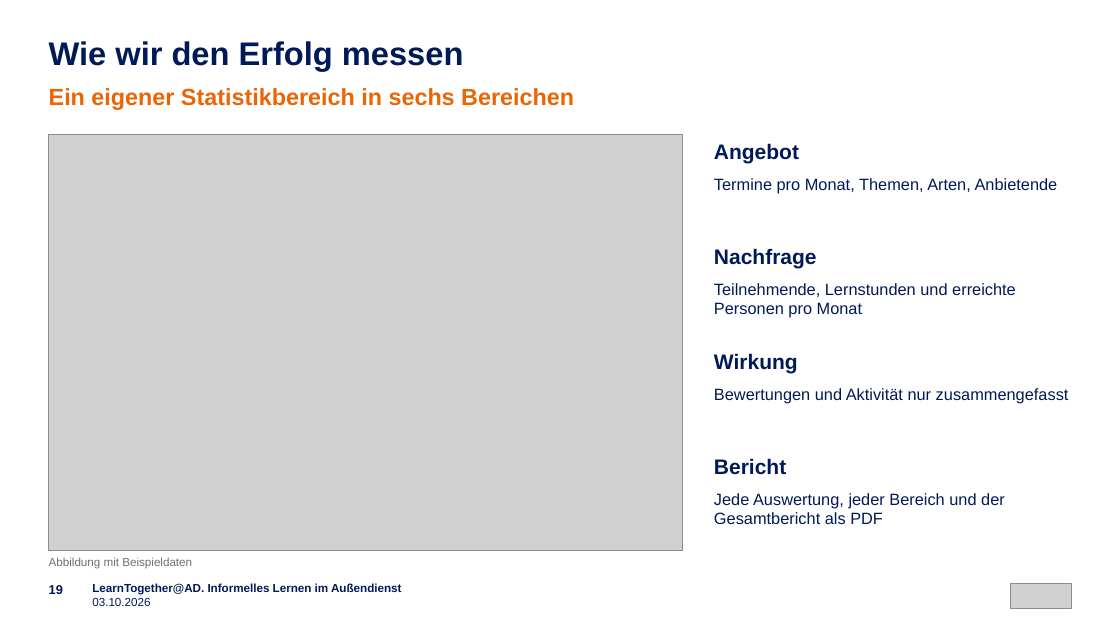
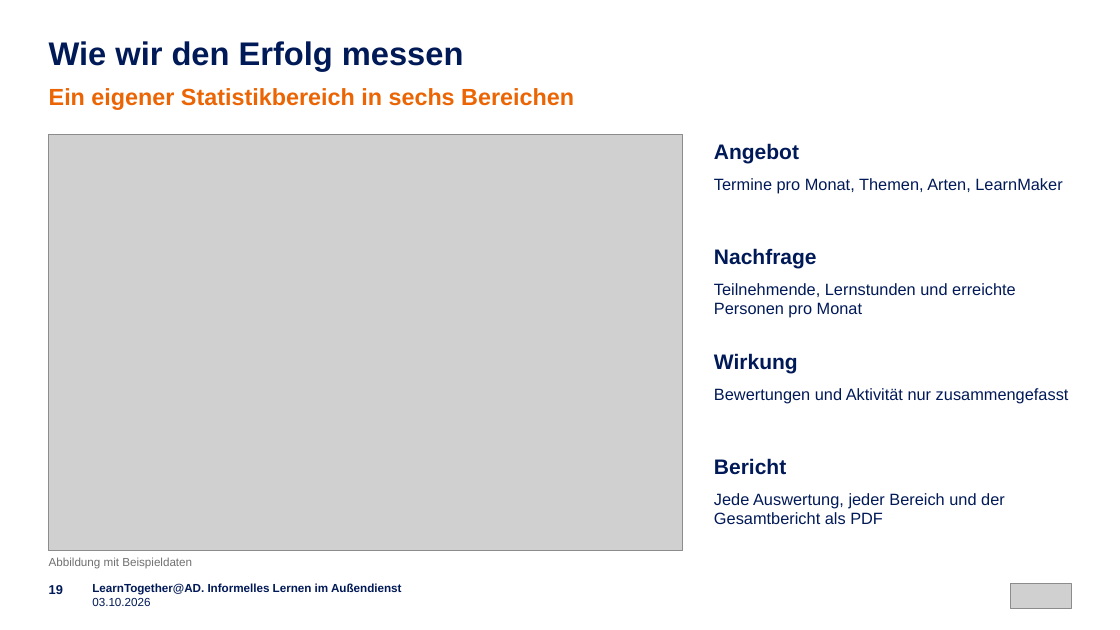
Before and after one commit to emplush/ruv_learntogether, a slide deck: slide 19 of docs/LearnTogether-AD_Praesentation.pptx. Drawn at 1120x630 pixels with LibreOffice and Linux fonts; fonts in the diff are those of the drawing; grey boxes stand for pictures. Boxes give left, top, right and bottom in pixels: in the first picture for what was removed or moved away, otherwise in the second. Text is boxed around its words. In the diff, an @@ line names an element or a change of style, - is before the commit and + after.

```diff
--- a/docs/LearnTogether-AD_Praesentation.pptx
+++ b/docs/LearnTogether-AD_Praesentation.pptx
@@ text at (714,178,1062,193): text changed @@
-Termine pro Monat, Themen, Arten, Anbietende
+Termine pro Monat, Themen, Arten, LearnMaker
```
Also in this commit, not shown: 10 other slides changed, 35 other files.
